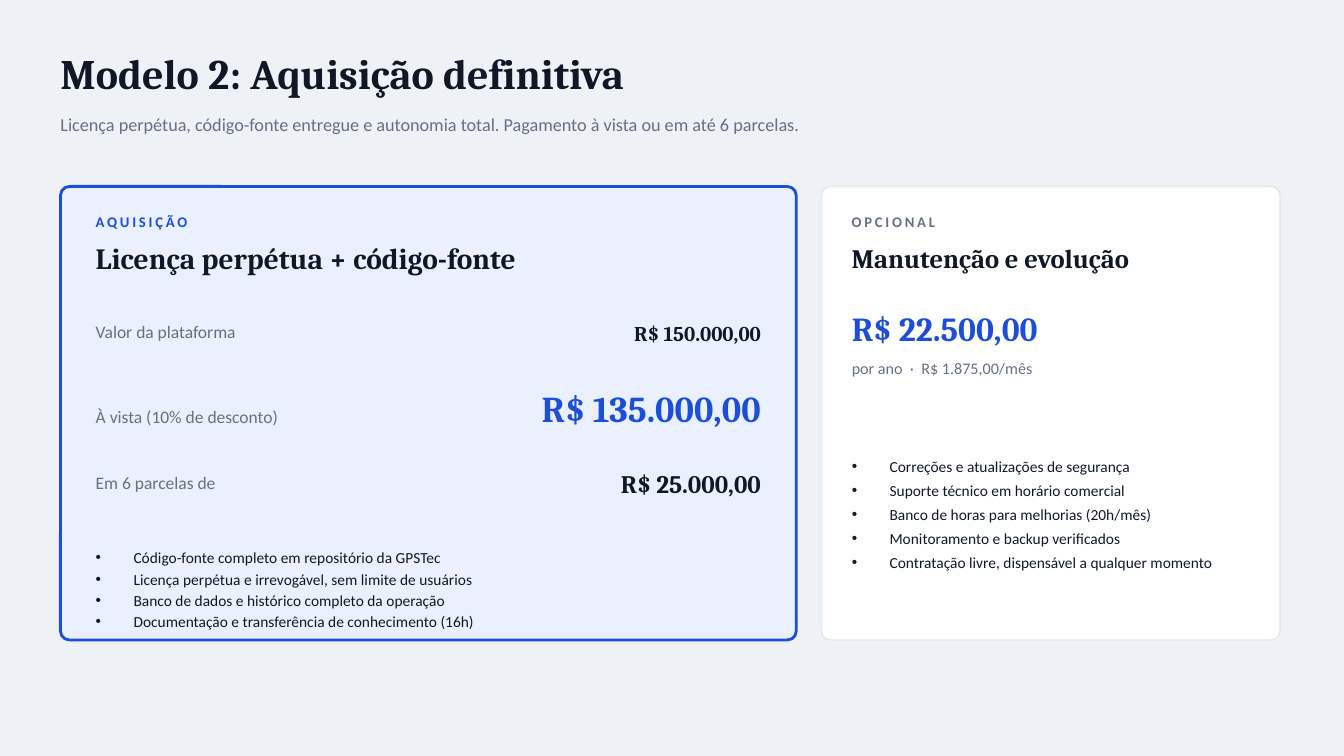
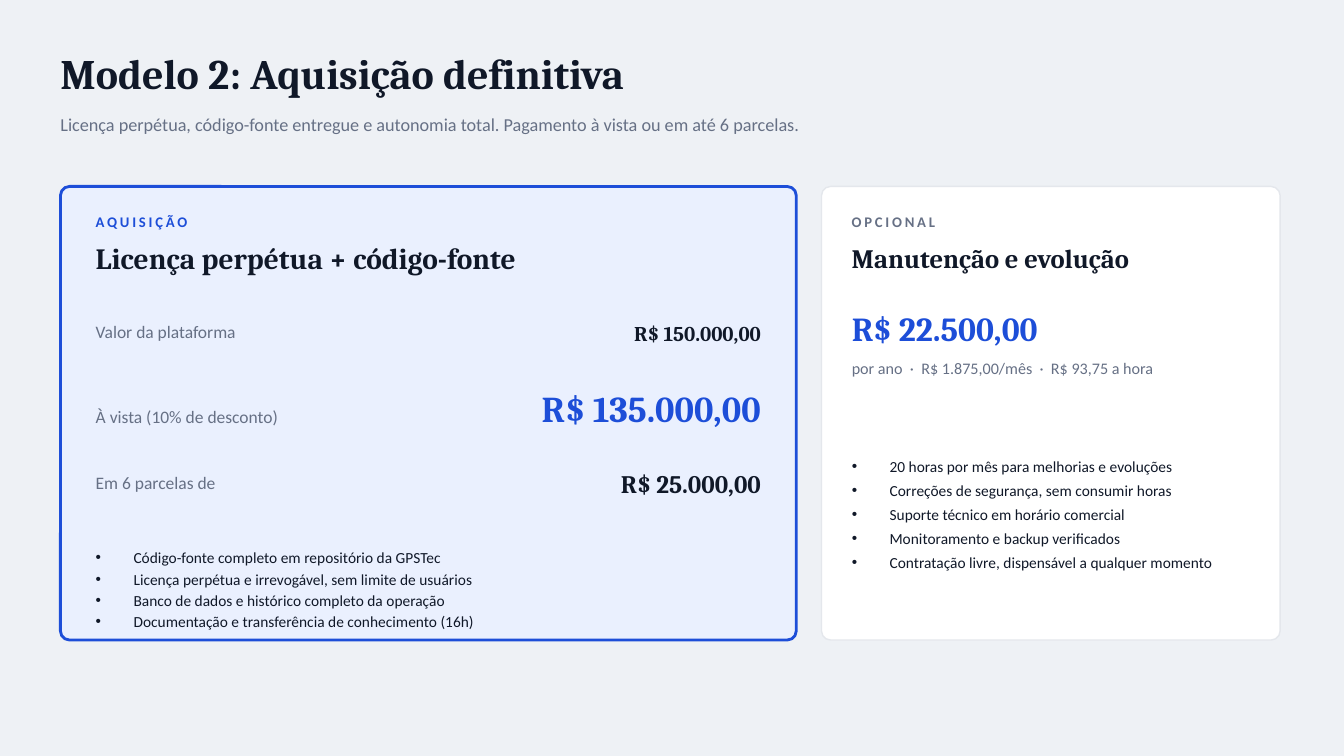
Before and after one commit to adersonvitoria/workflow-operacional, a slide deck: slide 16 of docs/Proposta-Comercial-Operacao-GpsTecRS.pptx. Drawn at 1344x756 pixels with LibreOffice and Linux fonts; fonts in the diff are those of the drawing. Boxes give left, top, right and bottom in pixels: in the first picture for what was removed or moved away, otherwise in the second. Text is boxed around its words. In the diff, an @@ line names an element or a change of style, - is before the commit and + after.

```diff
--- a/docs/Proposta-Comercial-Operacao-GpsTecRS.pptx
+++ b/docs/Proposta-Comercial-Operacao-GpsTecRS.pptx
@@ text at (x1=852, y1=363, x2=1153, y2=377): text changed @@
-por ano · R$ 1.875,00/mês
+por ano · R$ 1.875,00/mês · R$ 93,75 a hora
@@ text at (x1=890, y1=461, x2=1172, y2=499): text changed @@
-• Correções e atualizações de segurança
+• 20 horas por mês para melhorias e evoluções
+• Correções de segurança, sem consumir horas
@@ text at (x1=890, y1=509, x2=1151, y2=523): paragraph removed @@
-• Banco de horas para melhorias (20h/mês)
```
Also in this commit, not shown: 1 other slide changed, 1 slide added, 2 other files.
